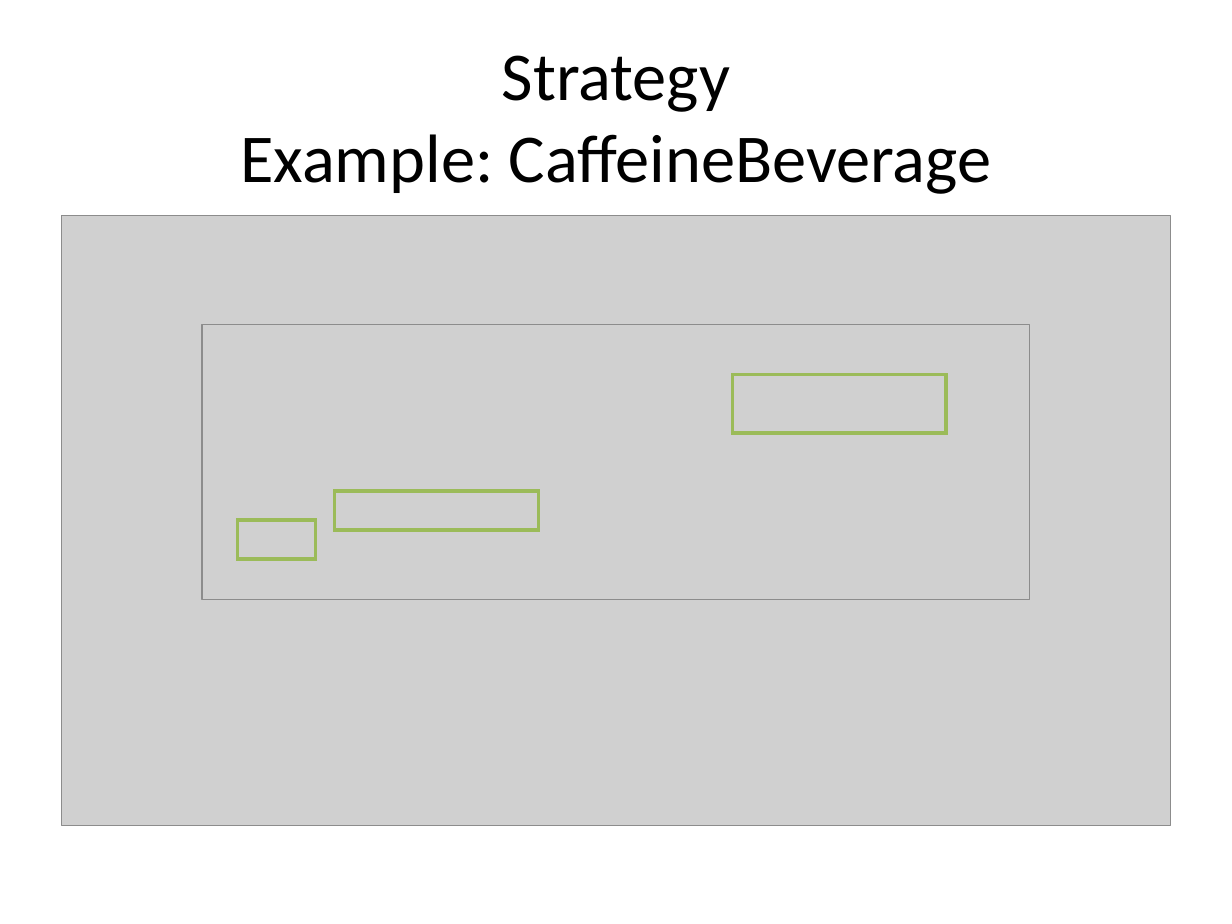
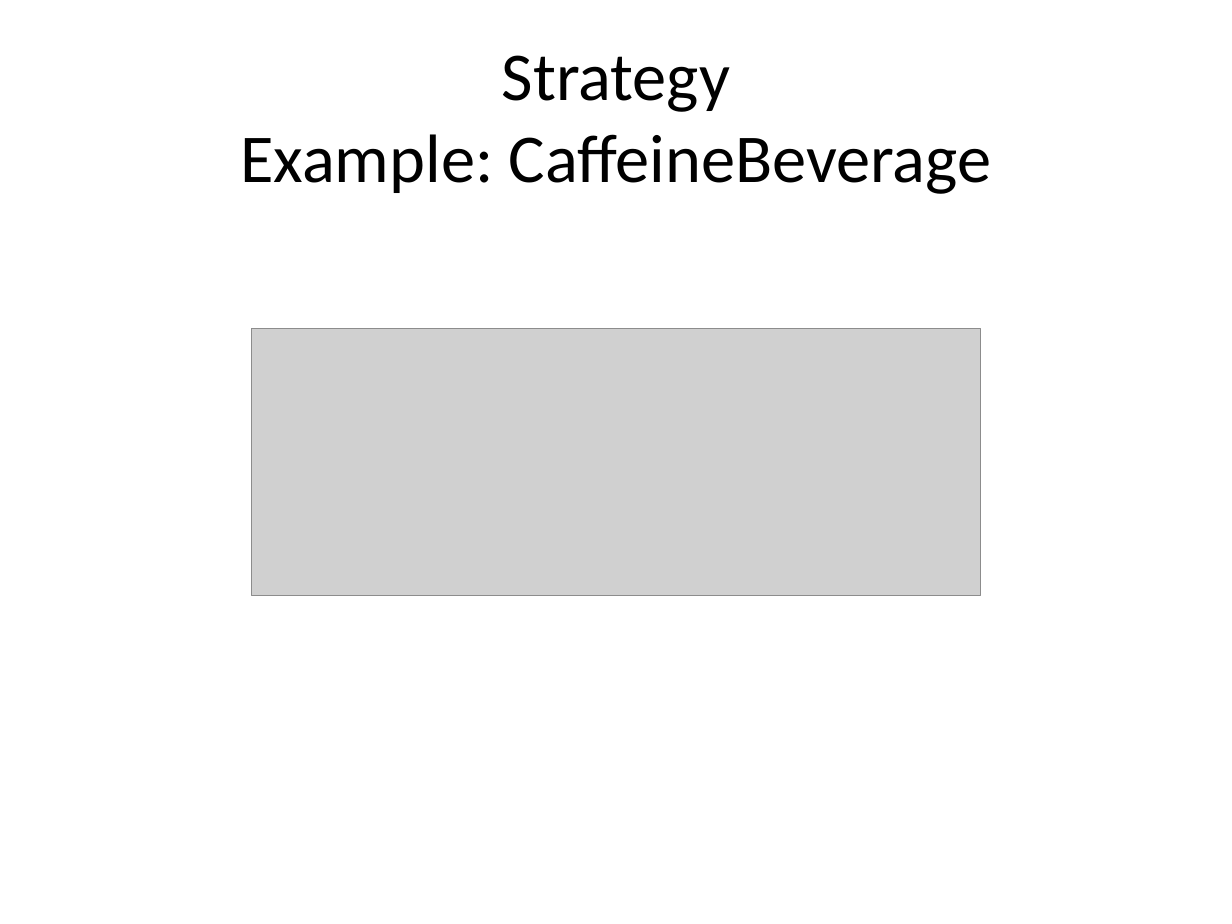
Before and after one commit to kamyu104/GofPatterns, a slide deck: slide 11 of Effective patterns.ppt (slide 8 before the commit). Drawn at 1232x924 pixels with LibreOffice and Linux fonts; fonts in the diff are those of the drawing; grey boxes stand for pictures. Boxes give left, top, right and bottom in pixels: in the first picture for what was removed or moved away, otherwise in the second. Text is boxed around its words. In the diff, an @@ line names an element or a change of style, - is before the commit and + after.

```diff
--- a/Effective patterns.ppt
+++ b/Effective patterns.ppt
@@ picture removed at (x1=62, y1=216, x2=1170, y2=825) @@
@@ picture resized from (x1=202, y1=325, x2=1030, y2=600) to (x1=251, y1=329, x2=981, y2=596) @@
@@ rectangle removed at (x1=732, y1=375, x2=945, y2=432) @@
@@ rectangle removed at (x1=335, y1=492, x2=538, y2=531) @@
@@ rectangle removed at (x1=238, y1=520, x2=315, y2=559) @@
```
Also in this commit, not shown: 56 other slides changed, 4 slides added, 10 slides removed, 1 other file.
